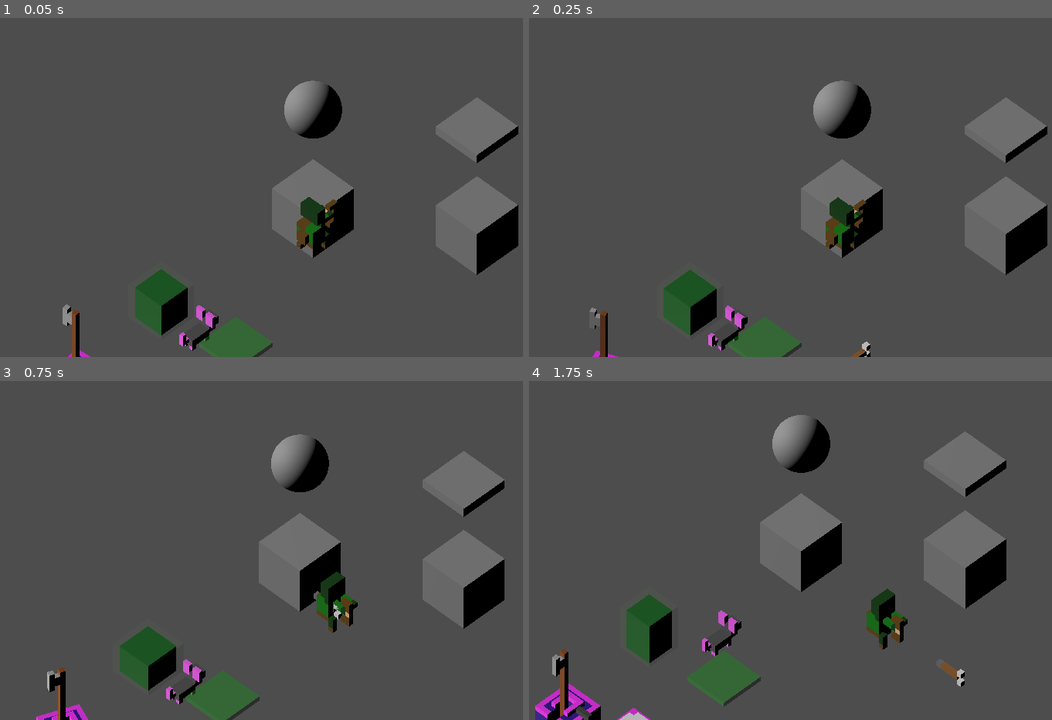
Above: before the commit, frames 1-4 (two rows, left to right).
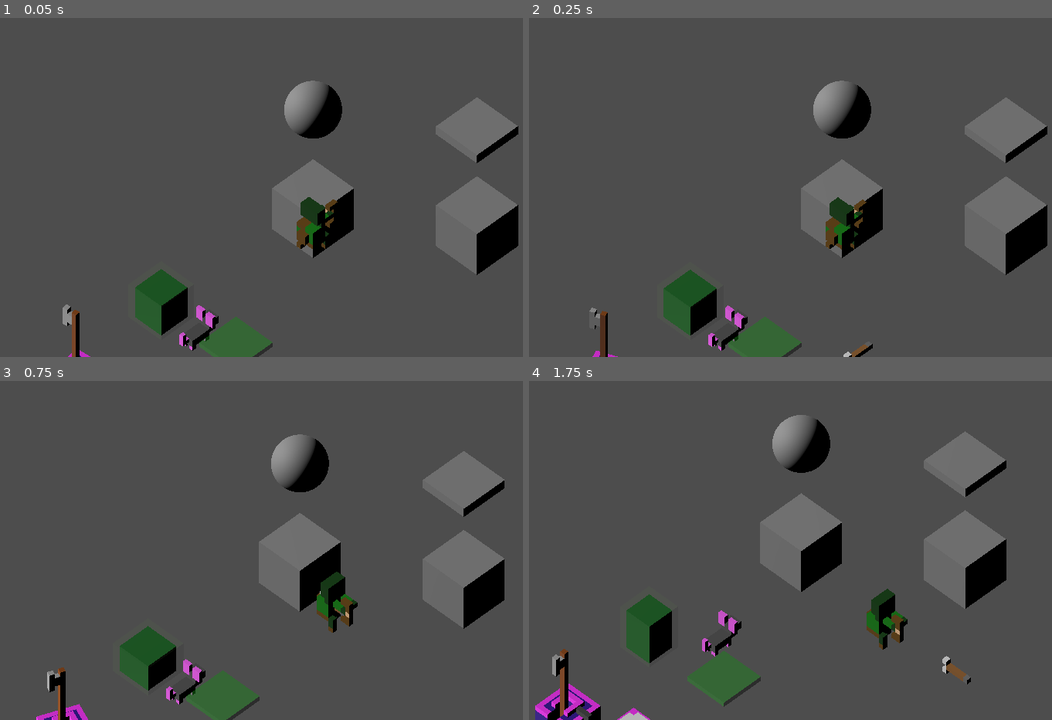
Above: after the commit, the same moments.

Repository: wenqiange/Looty-Dungeon-Recreation
Game: Godot game, scene res://Scenes/all_objects.tscn
Same seed, same stepped clock (60 frames per second), same inputs: the game is played once before the commit and once after it. This scene is started directly instead of the project's main scene.
Inputs:
- Up to frame 1 (0.05 s): no input
- Up to frame 2 (0.25 s): no input
- Up to frame 3 (0.75 s): hold D (move_right) from 0.53 s (still down); tap Z (Action) at 0.6 s
- Up to frame 4 (1.75 s): release D (move_right) at 1.28 s; hold S (move_down) from 1.28 s (still down); tap Z (Action) at 1.35 s

Frame 1 is identical in both runs. In frame 2, 0.1% of the frame differs, in the area x 60-66%, y 95-100%; in frame 3, less than 0.1%; in frame 4, 0.2%, in the area x 78-85%, y 81-91%.

Commit message:
Demo nivell y flecha arreglada

Diff:
--- a/looty-dungeon/Nodes/arrow.tscn
+++ b/looty-dungeon/Nodes/arrow.tscn
@@ -14,7 +14,7 @@
 velocity = 6.0
 
 [node name="MeshInstance3D" type="MeshInstance3D" parent="." unique_id=1412855848]
-transform = Transform3D(1, 0, 0, 0, 1, 0, 0, 0, 1, 0, -0.5830698, 0.19710773)
+transform = Transform3D(-1, 0, -8.742278e-08, 0, 1, 0, 8.742278e-08, 0, -1, -0.05, -0.583, -0.303)
 mesh = ExtResource("2_w6sw4")
 
 [node name="DamageBox" type="Area3D" parent="." unique_id=2041877935]
--- /dev/null
+++ b/looty-dungeon/Scenes/game.tscn
@@ -0,0 +1,92 @@
+[gd_scene format=3 uid="uid://cpydsau6jxfgf"]
+
+[ext_resource type="Script" uid="uid://c8shfwjulwbe1" path="res://Scripts/level.gd" id="1_1l0tm"]
+[ext_resource type="PackedScene" uid="uid://di5fq0hk2r255" path="res://Nodes/falling_ground.tscn" id="1_wowpa"]
+[ext_resource type="PackedScene" uid="uid://b7xjfjybpqqow" path="res://Nodes/ground_tile.tscn" id="2_i6g32"]
+[ext_resource type="PackedScene" uid="uid://c2uwtqp0iswjw" path="res://Nodes/spikes_floor.tscn" id="3_1l0tm"]
+[ext_resource type="PackedScene" uid="uid://gpauov8g8ppc" path="res://Nodes/rat.tscn" id="4_i6g32"]
+[ext_resource type="PackedScene" uid="uid://cy003rfen1a3a" path="res://Nodes/arquero.tscn" id="4_v158k"]
+[ext_resource type="Script" uid="uid://ox6kstvmsf0i" path="res://Scripts/camera_follow.gd" id="5_h4fw4"]
+
+[sub_resource type="Environment" id="Environment_wowpa"]
+ambient_light_source = 2
+ambient_light_color = Color(1, 1, 1, 1)
+ambient_light_energy = 0.1
+
+[node name="Game" type="Node3D" unique_id=161529061]
+
+[node name="Level" type="Node3D" parent="." unique_id=1715661194]
+script = ExtResource("1_1l0tm")
+
+[node name="PlayerSpawn" type="Node3D" parent="Level" unique_id=1281263606]
+
+[node name="Falling_Ground" parent="Level" unique_id=1422386578 instance=ExtResource("1_wowpa")]
+initialZ = -1
+falling_time = 5.0
+animation_time = 2.0
+
+[node name="GroundTile" parent="Level/Falling_Ground" unique_id=1690565268 instance=ExtResource("2_i6g32")]
+transform = Transform3D(1, 0, 0, 0, 1, 0, 0, 0, 1, 0, -0.6, 0)
+
+[node name="GroundTile2" parent="Level/Falling_Ground" unique_id=638126155 instance=ExtResource("2_i6g32")]
+transform = Transform3D(1, 0, 0, 0, 1, 0, 0, 0, 1, 0, -0.6, 1)
+
+[node name="GroundTile3" parent="Level/Falling_Ground" unique_id=1024747531 instance=ExtResource("2_i6g32")]
+transform = Transform3D(1, 0, 0, 0, 1, 0, 0, 0, 1, 0, -0.6, 2)
+
+[node name="GroundTile4" parent="Level/Falling_Ground" unique_id=1866864257 instance=ExtResource("2_i6g32")]
+transform = Transform3D(1, 0, 0, 0, 1, 0, 0, 0, 1, -1, -0.6, 0)
+
+[node name="GroundTile5" parent="Level/Falling_Ground" unique_id=1498700771 instance=ExtResource("2_i6g32")]
+transform = Transform3D(1, 0, 0, 0, 1, 0, 0, 0, 1, -1, -0.6, 1)
+
+[node name="GroundTile6" parent="Level/Falling_Ground" unique_id=1889466595 instance=ExtResource("2_i6g32")]
+transform = Transform3D(1, 0, 0, 0, 1, 0, 0, 0, 1, -1, -0.6, 2)
+
+[node name="Spikes_Floor" parent="Level/Falling_Ground/GroundTile6" unique_id=1092495601 instance=ExtResource("3_1l0tm")]
+transform = Transform3D(1, 0, 0, 0, 1, 0, 0, 0, 1, 0, -0.6, 0.099999905)
+
+[node name="GroundTile7" parent="Level/Falling_Ground" unique_id=1075081472 instance=ExtResource("2_i6g32")]
+transform = Transform3D(1, 0, 0, 0, 1, 0, 0, 0, 1, -2, -0.6, 0)
+
+[node name="GroundTile8" parent="Level/Falling_Ground" unique_id=904046628 instance=ExtResource("2_i6g32")]
+transform = Transform3D(1, 0, 0, 0, 1, 0, 0, 0, 1, -2, -0.6, 1)
+
+[node name="GroundTile9" parent="Level/Falling_Ground" unique_id=2034925234 instance=ExtResource("2_i6g32")]
+transform = Transform3D(1, 0, 0, 0, 1, 0, 0, 0, 1, -2, -0.6, 2)
+
+[node name="GroundTile10" parent="Level/Falling_Ground" unique_id=115293912 instance=ExtResource("2_i6g32")]
+transform = Transform3D(1, 0, 0, 0, 1, 0, 0, 0, 1, 2, -0.6, 0)
+
+[node name="GroundTile11" parent="Level/Falling_Ground" unique_id=214401070 instance=ExtResource("2_i6g32")]
+transform = Transform3D(1, 0, 0, 0, 1, 0, 0, 0, 1, 2, -0.6, 1)
+
+[node name="GroundTile12" parent="Level/Falling_Ground" unique_id=1343687258 instance=ExtResource("2_i6g32")]
+transform = Transform3D(1, 0, 0, 0, 1, 0, 0, 0, 1, 2, -0.6, 2)
+
+[node name="GroundTile13" parent="Level/Falling_Ground" unique_id=701864529 instance=ExtResource("2_i6g32")]
+transform = Transform3D(1, 0, 0, 0, 1, 0, 0, 0, 1, 1, -0.6, 0)
+
+[node name="GroundTile14" parent="Level/Falling_Ground" unique_id=109378242 instance=ExtResource("2_i6g32")]
+transform = Transform3D(1, 0, 0, 0, 1, 0, 0, 0, 1, 1, -0.6, 1)
+
+[node name="GroundTile15" parent="Level/Falling_Ground" unique_id=116708685 instance=ExtResource("2_i6g32")]
+transform = Transform3D(1, 0, 0, 0, 1, 0, 0, 0, 1, 1, -0.6, 2)
+
+[node name="Rat" parent="Level" unique_id=1608742070 instance=ExtResource("4_i6g32")]
+transform = Transform3D(1, 0, 0, 0, 1, 0, 0, 0, 1, 0, 0.3, 2)
+
+[node name="Arquero" parent="." unique_id=1232147745 instance=ExtResource("4_v158k")]
+transform = Transform3D(1, 0, 0, 0, 1, 0, 0, 0, 1, 0, 0.4, 0)
+
+[node name="Camera3D" type="Camera3D" parent="." unique_id=385508313 node_paths=PackedStringArray("follow")]
+transform = Transform3D(-0.7071068, 0.5, -0.5, 0, 0.7071068, 0.7071068, 0.7071068, 0.5, -0.5, -2, 2, 0)
+environment = SubResource("Environment_wowpa")
+projection = 1
+size = 4.0
+script = ExtResource("5_h4fw4")
+follow = NodePath("../Arquero")
+min_x = -4.0
+
+[node name="DirectionalLight3D" type="DirectionalLight3D" parent="." unique_id=2049277993]
+transform = Transform3D(0.9330128, 0.25881907, -0.25000006, 0.2588191, -4.222196e-08, 0.96592593, 0.25, -0.9659258, -0.06698735, 0, 0, -3)
--- /dev/null
+++ b/looty-dungeon/Scripts/level.gd
@@ -0,0 +1,4 @@
+class_name Level
+extends Node3D
+
+@export var player_spawn:Node3D
Not shown: 1 places in looty-dungeon/Nodes/arrow.tscn that only renumber resources
Not shown, added: looty-dungeon/Scripts/level.gd.uid
